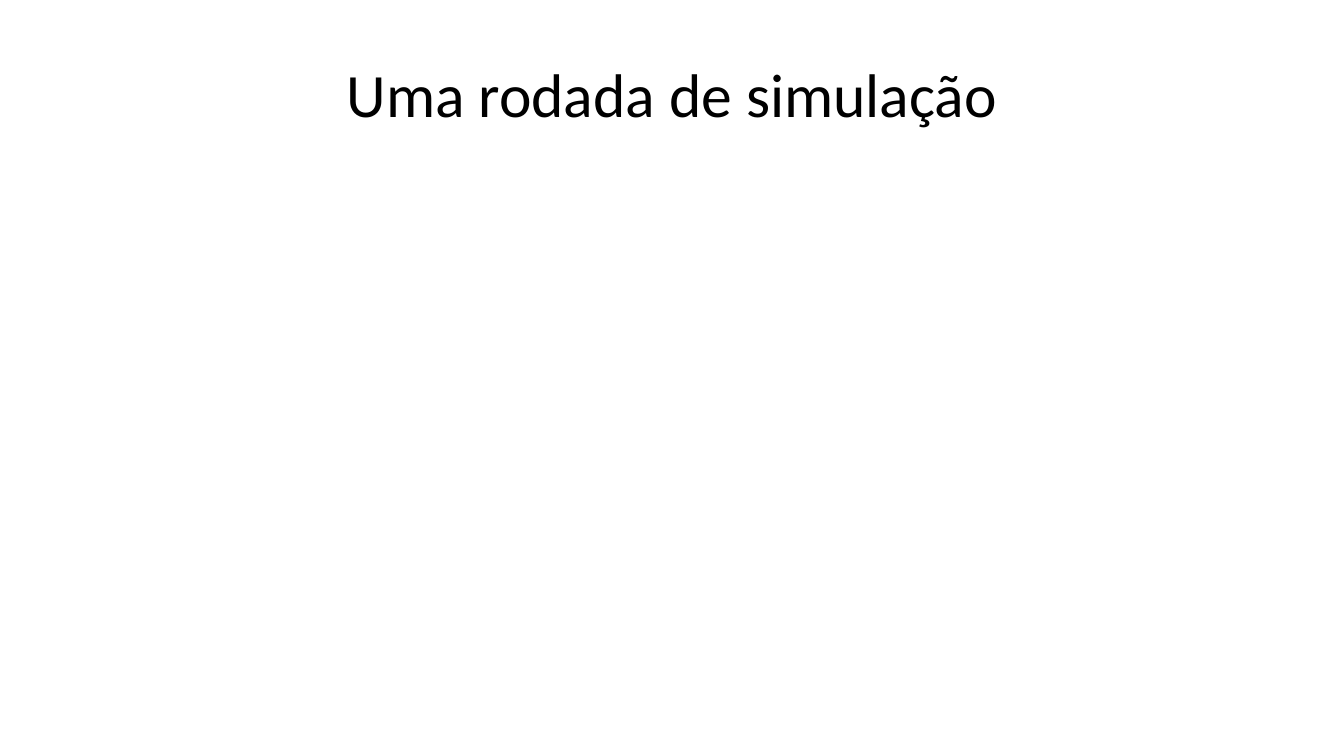
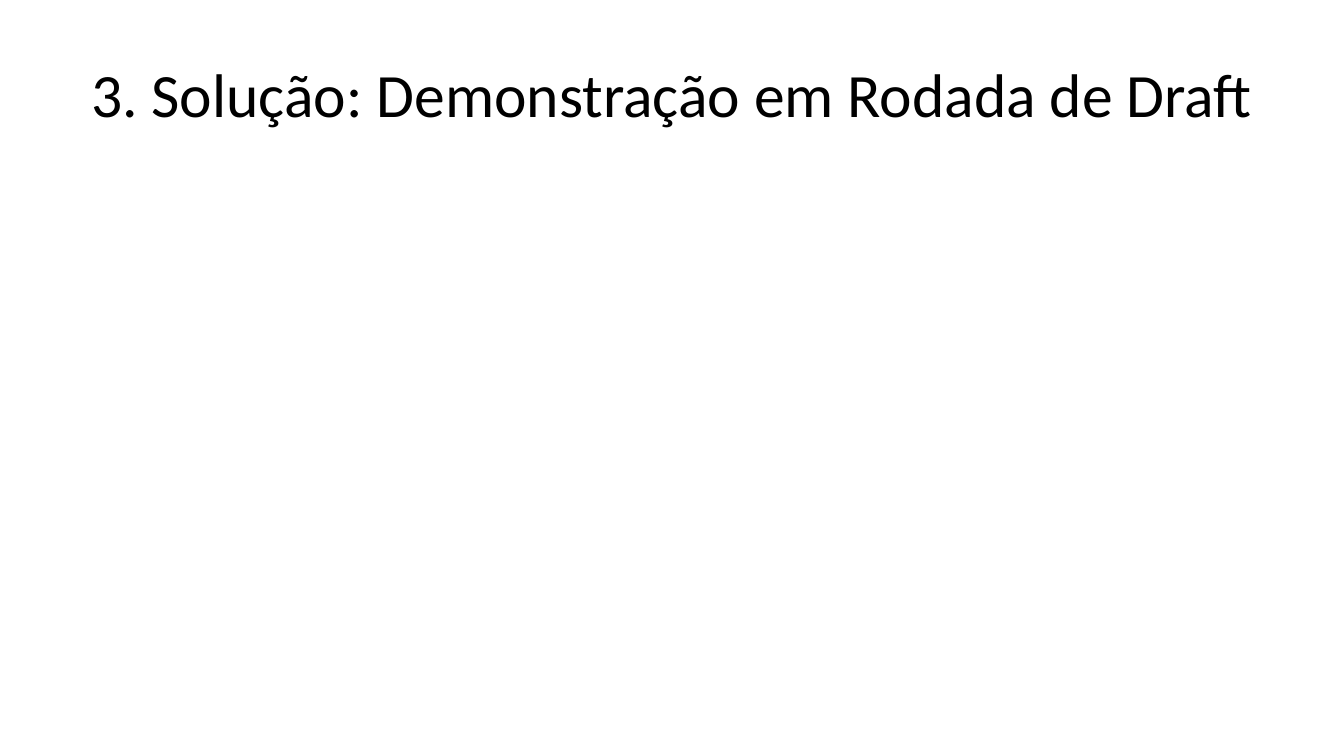
Before and after one commit to Cotrim72/Trabalho_OTM, a slide deck: slide 10 of modelo/slides.pptx (slide 7 before the commit). Drawn at 1344x756 pixels with LibreOffice and Linux fonts; fonts in the diff are those of the drawing. Boxes give left, top, right and bottom in pixels: in the first picture for what was removed or moved away, otherwise in the second. Text is boxed around its words. In the diff, an @@ line names an element or a change of style, - is before the commit and + after.

```diff
--- a/modelo/slides.pptx
+++ b/modelo/slides.pptx
@@ title at box(91, 74, 1252, 128): text changed @@
-Uma rodada de simulação
+3. Solução: Demonstração em Rodada de Draft
```
Also in this commit, not shown: 4 other slides changed, 8 slides added, 4 slides removed.
